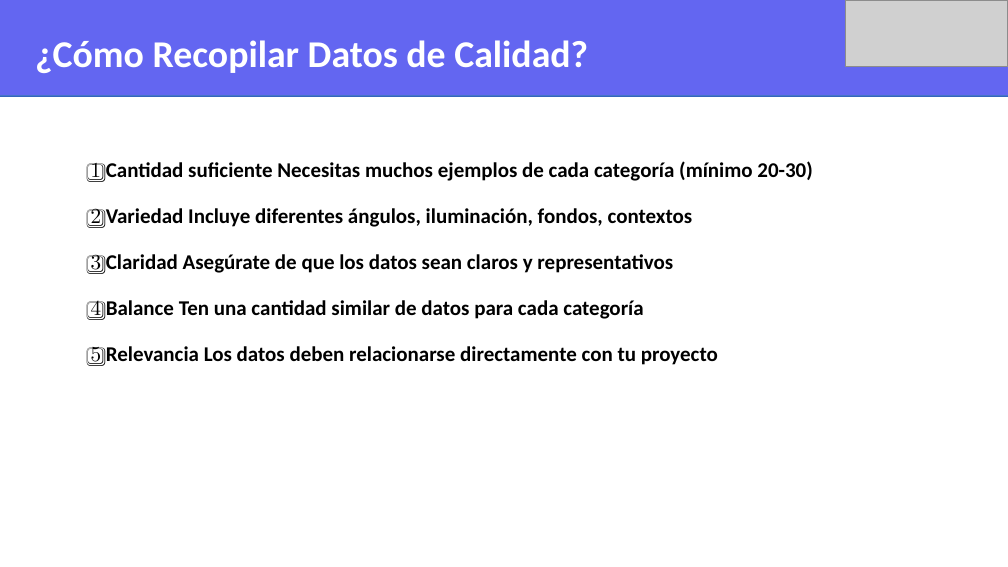
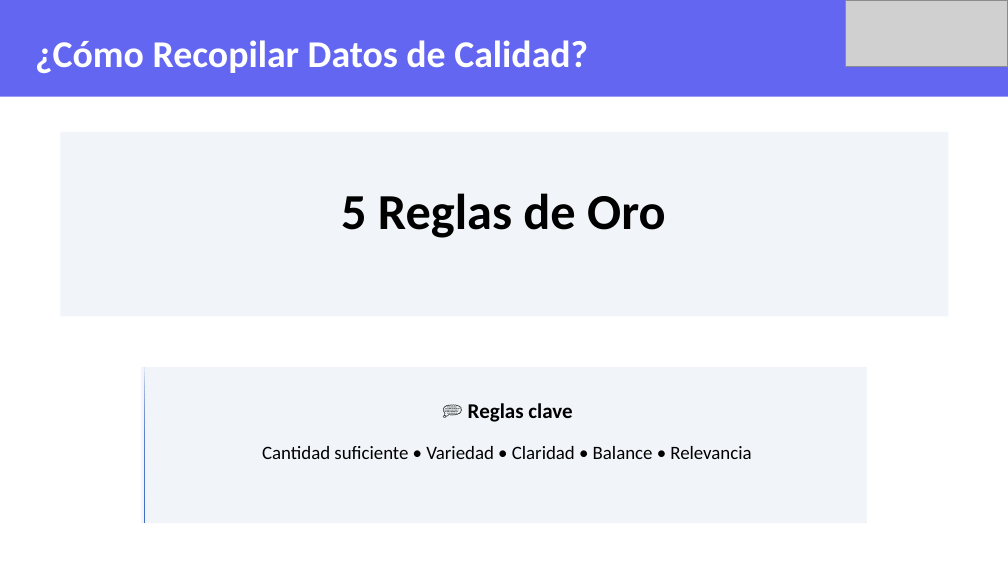
Before and after one commit to wallparianalytics/MentesDigitales, a slide deck: slide 5 of Sesión 6.pptx. Drawn at 1008x567 pixels with LibreOffice and Linux fonts; fonts in the diff are those of the drawing; grey boxes stand for pictures. Boxes give left, top, right and bottom in pixels: in the first picture for what was removed or moved away, otherwise in the second. Text is boxed around its words. In the diff, an @@ line names an element or a change of style, - is before the commit and + after.

```diff
--- a/Sesión 6.pptx
+++ b/Sesión 6.pptx
@@ rectangle added at [60,132,949,317], fill #F1F5F9 @@
@@ text removed at [91,161,812,366] @@
-1️⃣ Cantidad suficiente Necesitas muchos ejemplos de cada categoría (mínimo 20-30)
-2️⃣ Variedad Incluye diferentes ángulos, iluminación, fondos, contextos
-3️⃣ Claridad Asegúrate de que los datos sean claros y representativos
-4️⃣ Balance Ten una cantidad similar de datos para cada categoría
-5️⃣ Relevancia Los datos deben relacionarse directamente con tu proyecto
@@ text added at [341,193,665,238], 36 pt, text #000000, bold @@
+5 Reglas de Oro
@@ rectangle added at [141,367,867,523], fill #F1F5F9 @@
@@ rectangle added at [144,367,144,523], fill gradient #6183CB to #3E70CA to #3062BB @@
@@ text added at [468,403,572,422], 15 pt, text #000000, bold @@
+💭 Reglas clave
@@ text added at [262,446,751,459], 13.5 pt, text #000000 @@
+Cantidad suficiente • Variedad • Claridad • Balance • Relevancia
```
Also in this commit, not shown: 6 other slides changed, 3 slides added, 3 slides removed, 1 other file.
